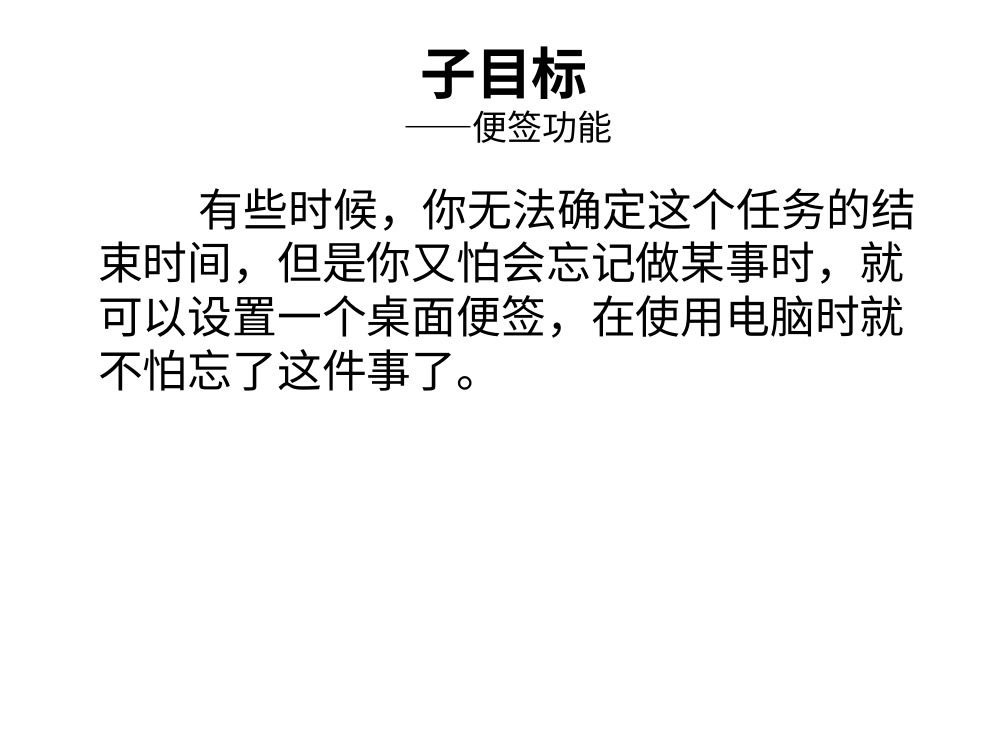
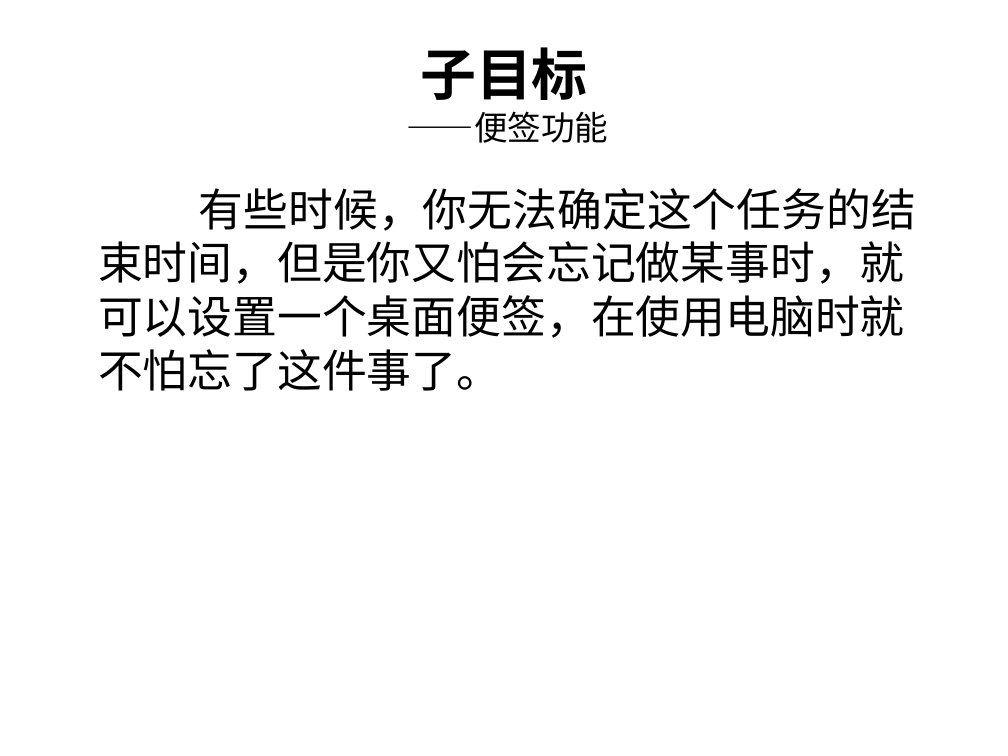
Before and after one commit to tzy502/test, a slide deck: slide 8 of G07项目介绍.ppt. Drawn at 1008x756 pixels with LibreOffice and Linux fonts; fonts in the diff are those of the drawing; background and template pictures are left out. Boxes give left, top, right and bottom in pixels: in the first picture for what was removed or moved away, otherwise in the second. Text is boxed around its words. In the diff, an @@ line names an element or a change of style, - is before the commit and + after.

```diff
--- a/G07项目介绍.ppt
+++ b/G07项目介绍.ppt
@@ title "子目标 ——便签功能" at box(407, 47, 609, 143): size 25 to 24 pt in "——便签功能" @@
```
Also in this commit, not shown: 4 other slides changed, 2 other files.
